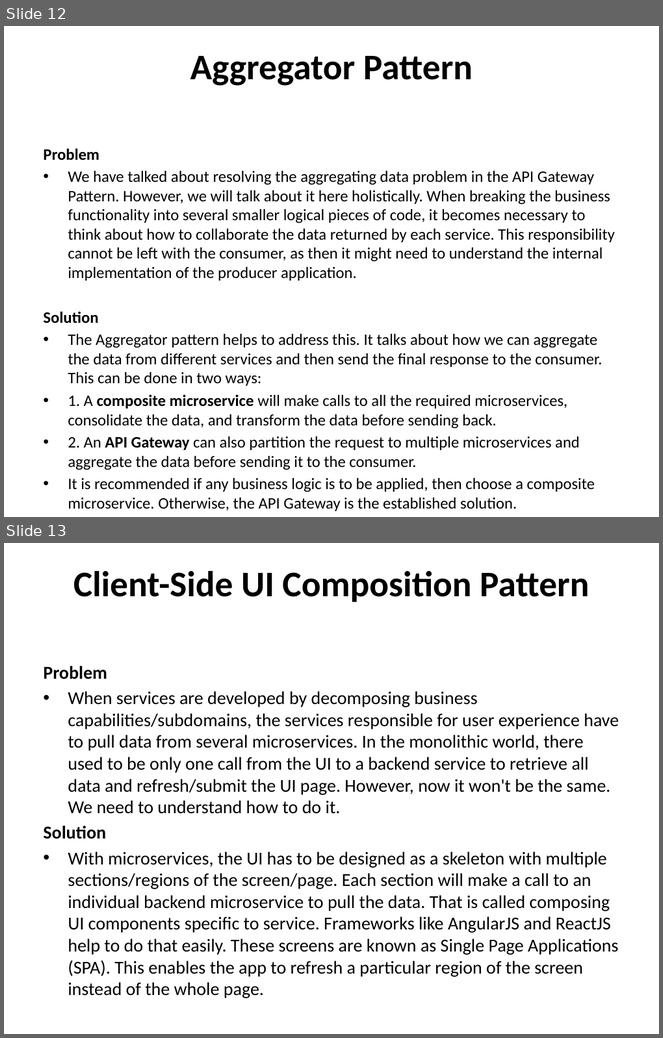
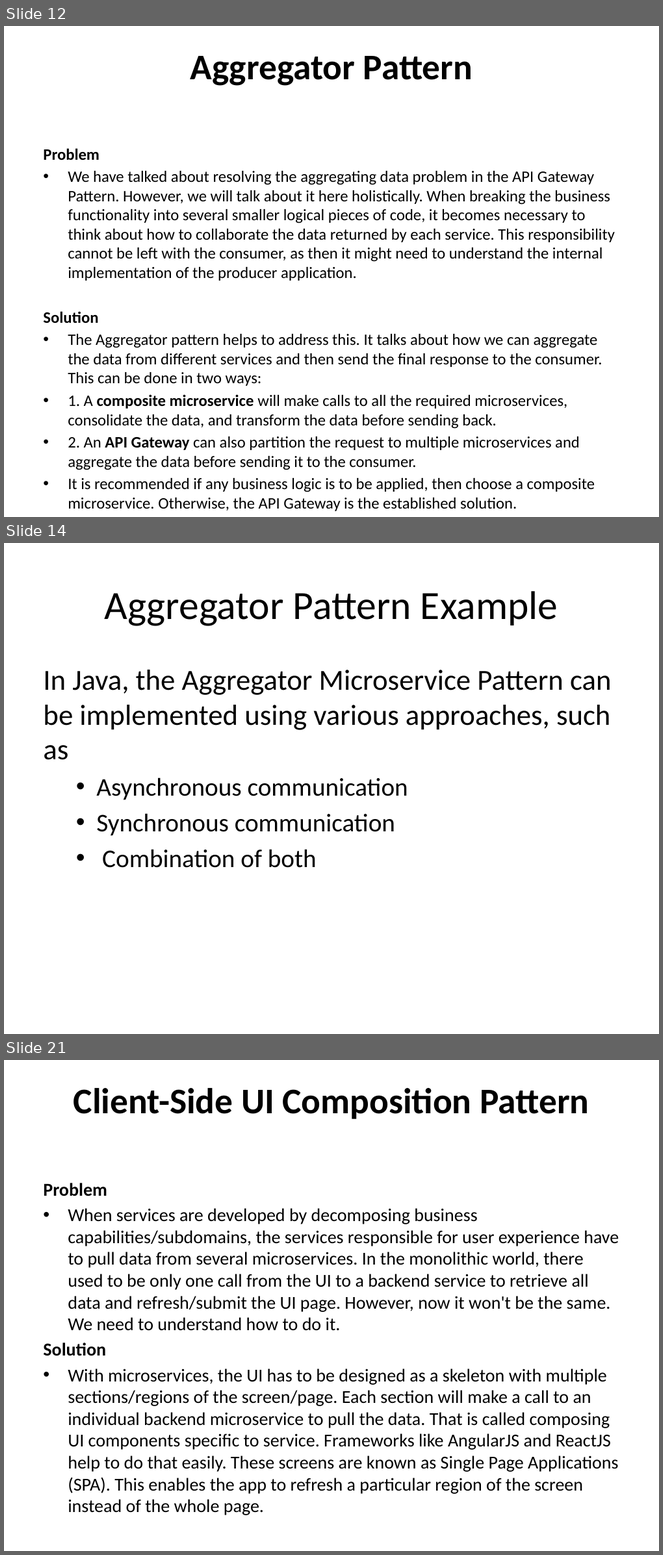
Before and after one commit to techelly/cloudthatmicroservies, a slide deck: Micro services Design Pattern.pptx. Shown one above the other, each under a label of ours: slides 12 and 13 before the commit, slides 12, 14 and 21 after it; the slides between them are not shown. The pictures are 663x1038 and 663x1555 pixels, drawn with LibreOffice and Linux fonts; fonts in the diff are those of the drawing. Boxes give left, top, right and bottom in pixels: in the first picture for what was removed or moved away, otherwise in the second. Text is boxed around its words. In the diff, an @@ line names an element or a change of style, - is before the commit and + after.

Commit message:
Async Non Blocking Microservice service example

```diff
--- a/Micro services Design Pattern.pptx
+++ b/Micro services Design Pattern.pptx
@@ slide 14 added at box(4, 543, 659, 1034), background #FFFFFF @@
@@ title added at box(105, 591, 558, 626), 44 pt, text #000000 @@
+Aggregator Pattern Example
@@ text added at box(43, 670, 612, 868), 32 pt, text #000000 @@
+In Java, the Aggregator Microservice Pattern can be implemented using various approaches, such as
+  • Asynchronous communication
+  • Synchronous communication
+  • Combination of both
@@ what was slide 13 is now slide 21 @@
```
Also in this commit, not shown: 7 other slides added, 2 other files.
